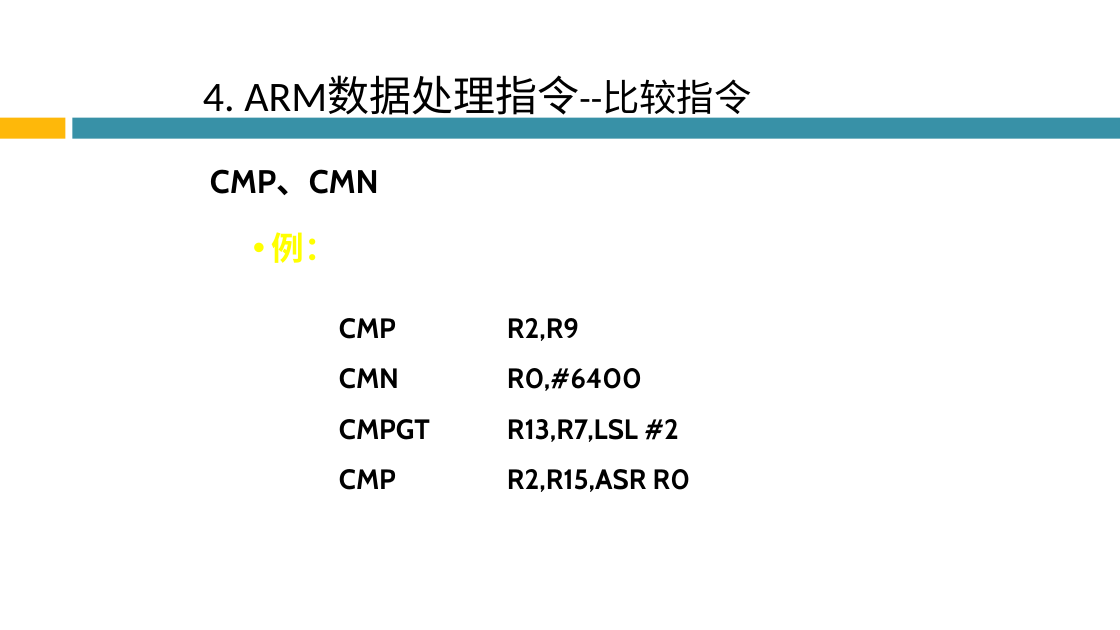
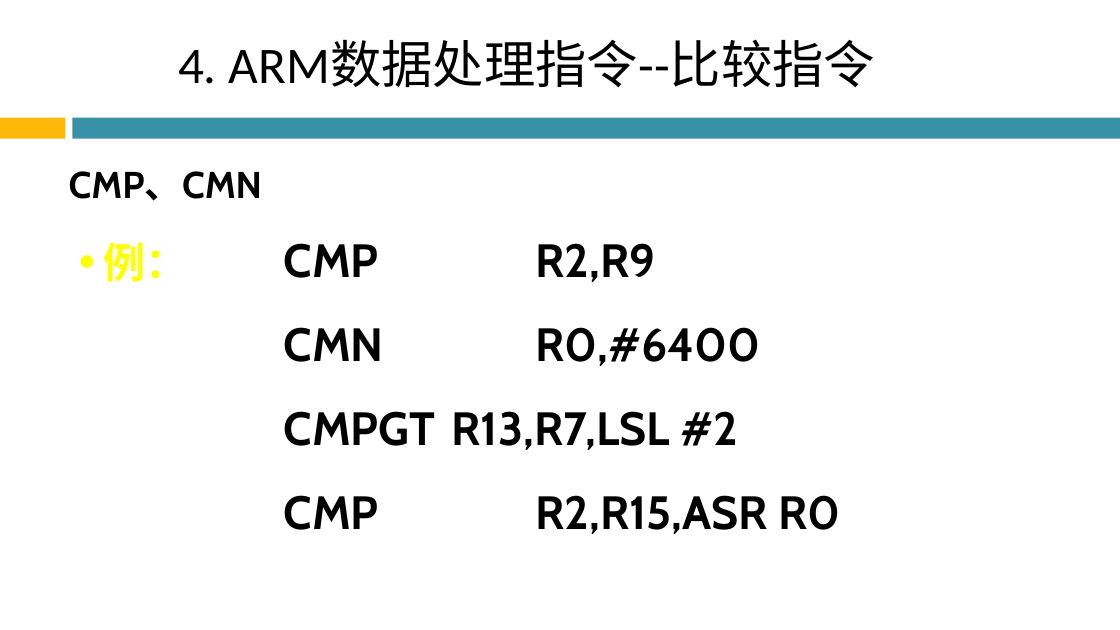
Before and after one commit to Chencao0928/ARM, a slide deck: slide 44 of 第3章 ARM指令系统/第3章 ARM指令系统.pptx. Drawn at 1120x630 pixels with LibreOffice and Linux fonts; fonts in the diff are those of the drawing; background and template pictures are left out. Boxes give left, top, right and bottom in pixels: in the first picture for what was removed or moved away, otherwise in the second. Text is boxed around its words. In the diff, an @@ line names an element or a change of style, - is before the commit and + after.

```diff
--- a/第3章 ARM指令系统/第3章 ARM指令系统.pptx
+++ b/第3章 ARM指令系统/第3章 ARM指令系统.pptx
@@ title "4. ARM数据处理指令--比较指令": place and size @@
-title "4. ARM数据处理指令--比较指令" at box(203, 76, 751, 121)
+title "4. ARM数据处理指令--比较指令" at box(178, 40, 876, 87)
@@ title "4. ARM数据处理指令--比较指令" at box(178, 40, 876, 87): size 36 to 44 pt in "4. ARM数据处理指令--比较指令"; size 32 to 44 pt in "ARM数据处理指令--比较指令" @@
@@ text "CMP、CMN": place and size @@
-text "CMP、CMN" at box(210, 169, 379, 195)
+text "CMP、CMN" at box(69, 171, 262, 201)
@@ text "CMP、CMN" at box(69, 171, 262, 201): size 28 to 32 pt; more space between paragraphs @@
@@ text "CMP R2,R9": place and size @@
-text "CMP R2,R9" at box(339, 318, 690, 492)
+text "CMP R2,R9" at box(284, 243, 841, 534)
@@ text "CMP R2,R9" at box(284, 243, 841, 534): size 24 to 40 pt @@
@@ text "例：": place and size @@
-text "例：" at box(272, 232, 337, 263)
+text "例：" at box(104, 242, 188, 282)
@@ text "例：" at box(104, 242, 188, 282): size 28 to 36 pt; more space between paragraphs @@
```
Also in this commit, not shown: 62 other slides changed, 3 slides added.
